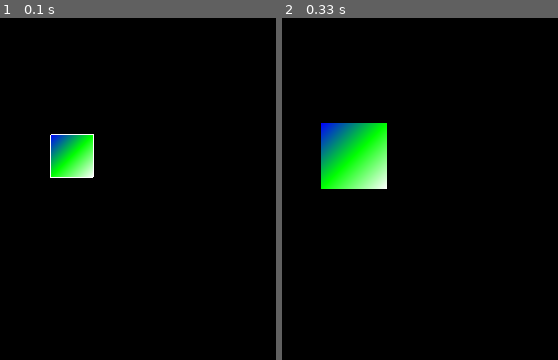
Above: before the commit, frames 1-2 (left to right).
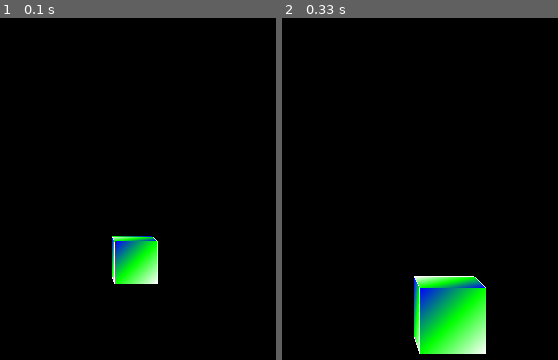
Above: after the commit, the same moments.

Repository: ogu83/pyrubicscube
Game: pygame game, started from opengl_tutorial.py
The game is run twice, just before and just after one commit, with the same random seed, the same clock (stepped at 60 frames per second) and the same inputs.
Inputs:
- Up to frame 1 (0.1 s): no input
- Up to frame 2 (0.33 s): no input

The runs differ from the first frame. In frame 1, 4.4% of the frame differs, in the area x 18-58%, y 33-78%; in frame 2, 10%, in the area x 14-74%, y 30-99%.

Commit message:
Tutorial 5

Diff:
--- a/opengl_tutorial.py
+++ b/opengl_tutorial.py
@@ -3,6 +3,8 @@
 
 from OpenGL.GL import *
 from OpenGL.GLU import *
+
+import random
 
 verticies=(
     (1, -1, -1),
@@ -84,12 +86,13 @@
     glEnable(GL_DEPTH_TEST)
 
     gluPerspective(45, (display[0]/display[1]), 0.1, 50)
-    glTranslatef(0, 0, -40)
+    glTranslatef(random.randrange(-5,5), random.randrange(-5,5), -40)
     glRotatef(0, 0, 0, 0)
 
     object_passed = False
 
-
+    x_move = 0
+    y_move = 0
 
     while not object_passed:
         for event in pygame.event.get():
@@ -99,13 +102,23 @@
 
             if event.type == pygame.KEYDOWN:
                 if (event.key == pygame.K_LEFT):
-                    glTranslatef(-0.5,0,0)
+                    x_move = 0.3
                 if (event.key == pygame.K_RIGHT):
-                    glTranslatef(0.5,0,0)
+                    x_move = -0.3
                 if (event.key == pygame.K_UP):
-                    glTranslatef(0,0.5,0)
+                    y_move = -0.3
                 if (event.key == pygame.K_DOWN):
-                    glTranslatef(0,-0.5,0)
+                    y_move = 0.3
+
+            if event.type == pygame.KEYUP:
+                if (event.key == pygame.K_LEFT):
+                    x_move = 0
+                if (event.key == pygame.K_RIGHT):
+                    x_move = -0
+                if (event.key == pygame.K_UP):
+                    y_move = -0
+                if (event.key == pygame.K_DOWN):
+                    y_move = 0
 
             # if event.type == pygame.MOUSEBUTTONDOWN:
                 # if event.button == 4:
@@ -127,6 +140,8 @@
             object_passed = True
 
         glClear(GL_COLOR_BUFFER_BIT|GL_DEPTH_BUFFER_BIT)
+
+        glTranslatef(x_move,y_move,0)
         Cube()
         pygame.display.flip()
         pygame.time.wait(10)
